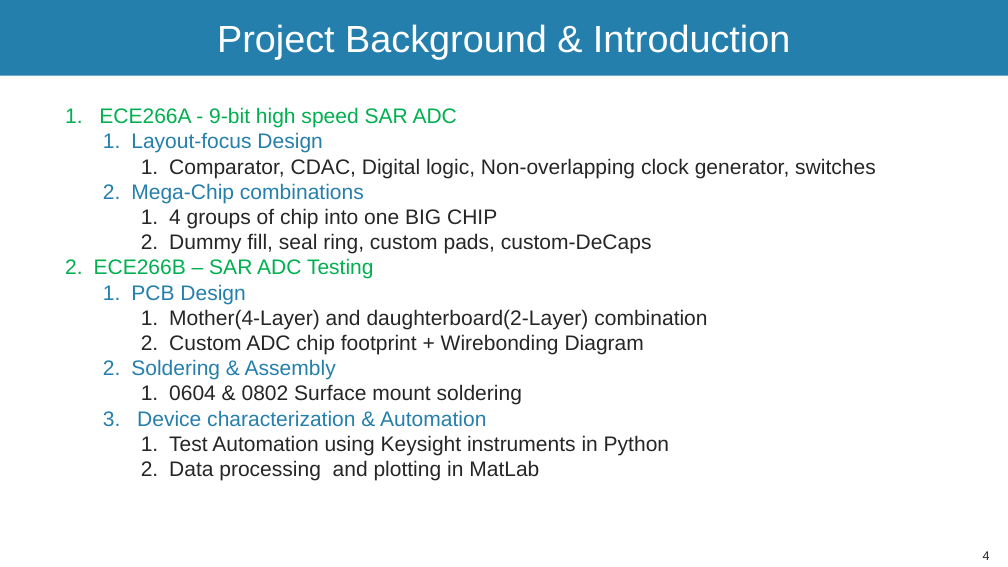
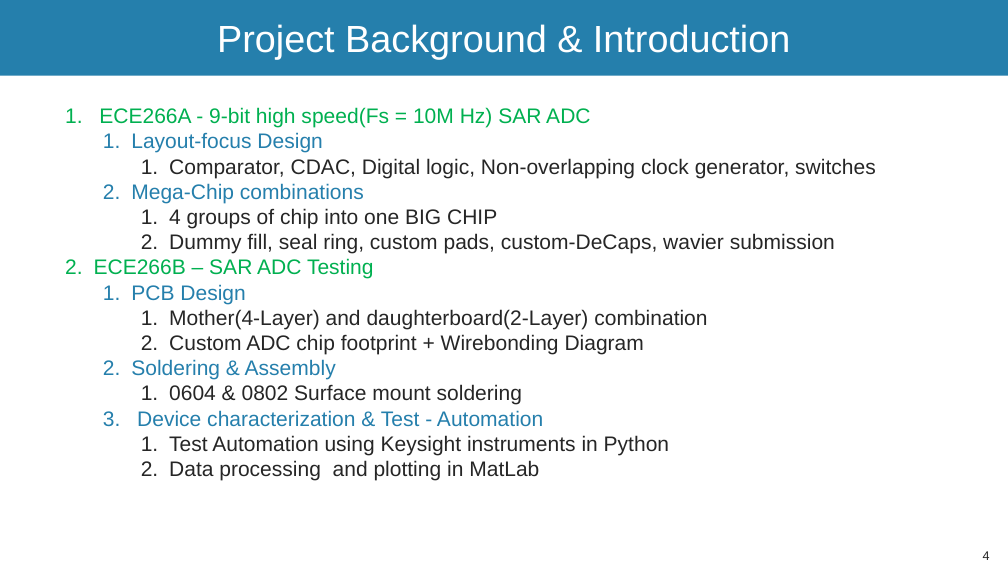
Before and after one commit to stevenli518/ECE266_CMOSCircuitLab, a slide deck: slide 4 of Lab7_ICTesting/PPT/FinalReview/DesignReview_Lab3_Mingjie_Chengming.pptx. Drawn at 1008x567 pixels with LibreOffice and Linux fonts; fonts in the diff are those of the drawing; background and template pictures are left out. Boxes give left, top, right and bottom in pixels: in the first picture for what was removed or moved away, otherwise in the second. Text is boxed around its words. In the diff, an @@ line names an element or a change of style, - is before the commit and + after.

```diff
--- a/Lab7_ICTesting/PPT/FinalReview/DesignReview_Lab3_Mingjie_Chengming.pptx
+++ b/Lab7_ICTesting/PPT/FinalReview/DesignReview_Lab3_Mingjie_Chengming.pptx
@@ text at (x1=99, y1=107, x2=590, y2=128): text changed @@
-1. ECE266A - 9-bit high speed SAR ADC
+1. ECE266A - 9-bit high speed(Fs = 10M Hz) SAR ADC
@@ text at (x1=169, y1=233, x2=835, y2=254): text changed @@
-    2. Dummy fill, seal ring, custom pads, custom-DeCaps
+    2. Dummy fill, seal ring, custom pads, custom-DeCaps, wavier submission
@@ text at (x1=137, y1=410, x2=543, y2=427): text changed @@
-  3. Device characterization & Automation
+  3. Device characterization & Test - Automation
```
Also in this commit, not shown: 3 other slides changed, 9 slides added, 1 slide removed, 10 other files.
